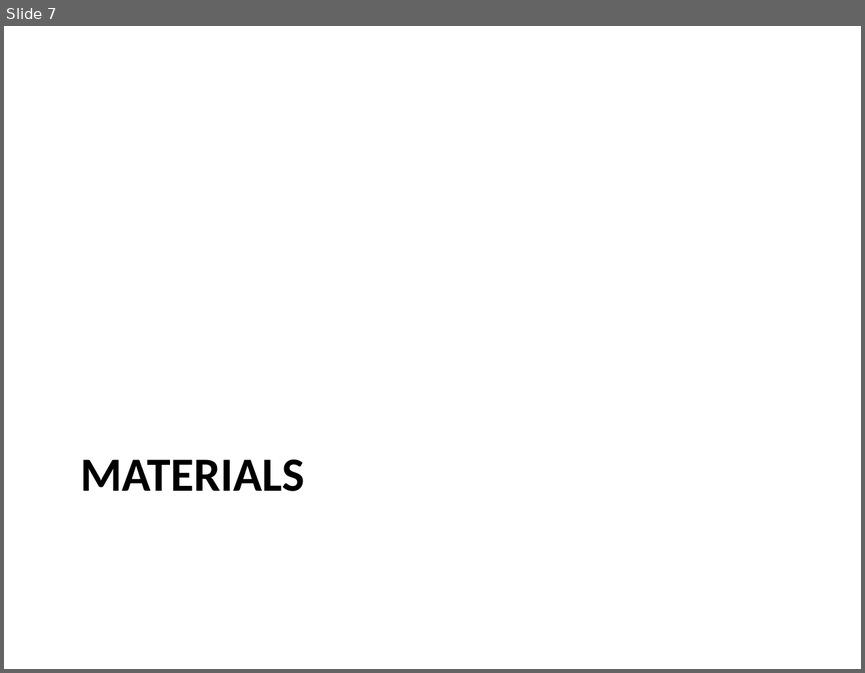
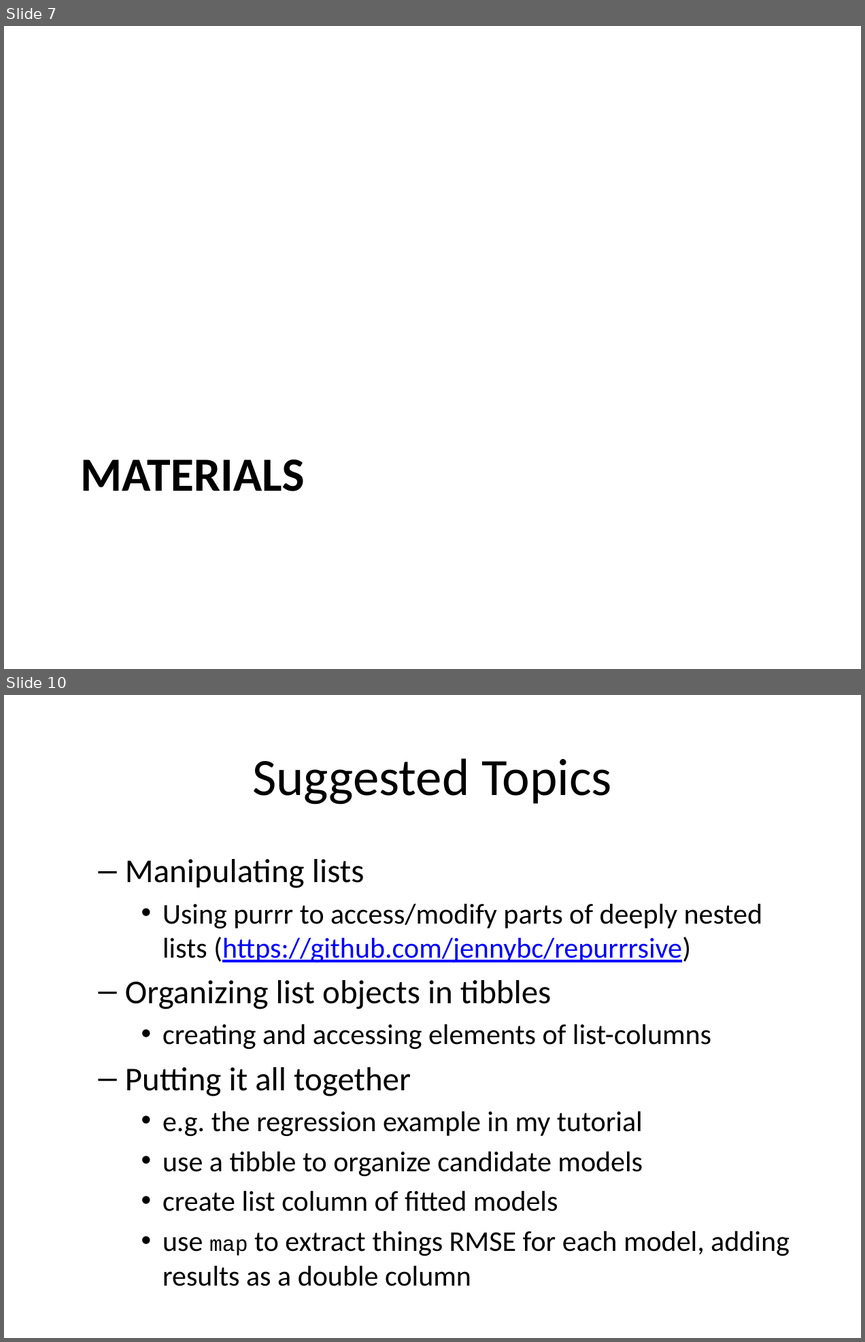
Before and after one commit to super-advanced-r-fall-2019/functional-programming, a slide deck: presentations/lecture-presentation-template.pptx. Shown one above the other, each under a label of ours: slide 7 before the commit, slides 7 and 10 after it; the slides between them are not shown. The pictures are 865x673 and 865x1342 pixels, drawn with LibreOffice and Linux fonts; fonts in the diff are those of the drawing. Boxes give left, top, right and bottom in pixels: in the first picture for what was removed or moved away, otherwise in the second. Text is boxed around its words. In the diff, an @@ line names an element or a change of style, - is before the commit and + after.

```diff
--- a/presentations/lecture-presentation-template.pptx
+++ b/presentations/lecture-presentation-template.pptx
@@ slide 10 added at [4,695,861,1338], background #FFFFFF @@
@@ title added at [252,758,612,804], 44 pt, text #000000 @@
+Suggested Topics
@@ text added at [125,859,789,1256], 24 pt, text #000000 @@
+  – Manipulating lists
+    • Using purrr to access/modify parts of deeply nested lists (https://github.com/jennybc/repurrrsive)
+  – Organizing list objects in tibbles
+    • creating and accessing elements of list-columns
+  – Putting it all together
+    • e.g. the regression example in my tutorial
+    • use a tibble to organize candidate models
+    • create list column of fitted models
+    • use map to extract things RMSE for each model, adding results as a double column
```
Also in this commit, not shown: 2 other slides added, 1 slide removed, 3 other files.
